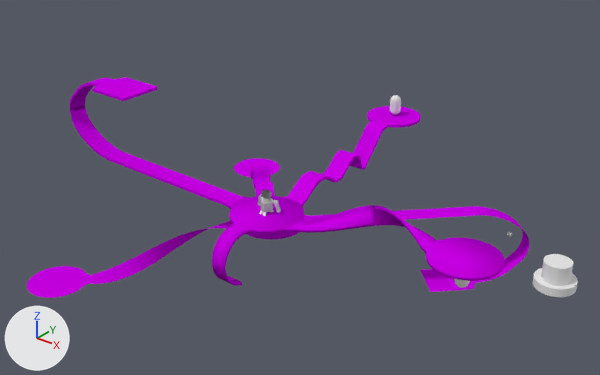
One commit to the Blender file scenes/phone-bank.blend: the scene before it, then after it.
Camera for both pictures: a 50 mm camera at (44.6, -50.8, 35.5) aimed at (-0.2, 5.1, 0.8). The lights are fixed; the arrows at lower left show +X, +Y and +Z.

The scene before the commit, as lines of its bpy script (objects in view):
```python
ob_central_001 = bpy.data.objects.new('Central.001', me_central_001)
ob_central_001.location = (0.0, 0.0, 0.0)
ob_cylinder = bpy.data.objects.new('Cylinder', me_cylinder)
ob_cylinder.location = (27.38, -0.56, 4.61)
ob_cylinder_001 = bpy.data.objects.new('Cylinder.001', me_cylinder_001)
ob_cylinder_001.location = (27.35, -0.53, 3.9)
ob_cylinder_001.scale = (1.5, 1.5, 0.314)
ob_destination_001 = bpy.data.objects.new('Destination.001', me_player_left_001)
ob_destination_001.location = (20.88, -1.87, 1.57)
ob_destination_001.rotation_euler = (3.142, 3.142, 3.142)  # degrees (180, 180, 180)
ob_destination_002 = bpy.data.objects.new('Destination.002', me_player_left_007)
ob_destination_002.location = (0.0, 21.18, 3.52)
ob_destination_002.rotation_euler = (3.142, 3.142, 3.142)  # degrees (180, 180, 180)
ob_up02 = bpy.data.objects.new('Up02', me_walkmesh_002)
ob_up02.location = (0.0, 0.0, 0.0)
ob_up03 = bpy.data.objects.new('Up03', me_walkmesh_004)
ob_up03.location = (0.0, 0.0, 0.0)
ob_walkmesh = bpy.data.objects.new('WalkMesh', me_walkmesh)
ob_walkmesh.location = (0.0, 0.0, 0.0)
# also in view: 'Up01' at (13.5, -1.6, 2.5)
```
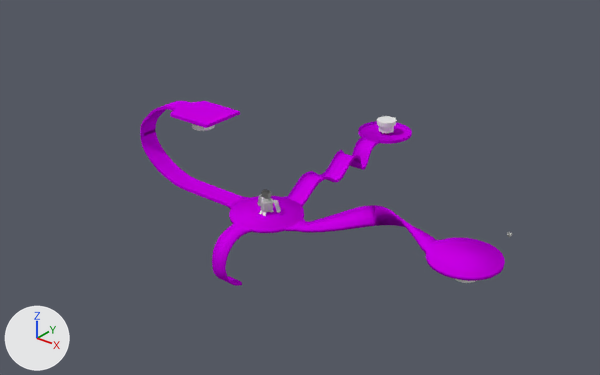
What differs and where, as boxes [x1, y1, x2, y2] in the pictures (600 x 375 px; the box of a moved part takes in the faces that stretch with it):
'WalkMesh', hidden (pink): before [27, 85, 530, 298]
'Up03', reshaped (39% narrower, 17% shorter): before [70, 78, 249, 209]; after [140, 101, 249, 209]
'Up02', reshaped: before [301, 115, 421, 207]; after [285, 121, 412, 207]
'Cylinder', deleted: before [541, 254, 573, 286]
'Cylinder.001', hidden: before [533, 268, 578, 297]
'Destination.002', reshaped, moved, turned: before [390, 95, 401, 115]; after [377, 116, 397, 133]
'Destination.001', reshaped, moved, turned: before [454, 279, 470, 288]; after [455, 279, 475, 283]
'Destination.003', added: after [192, 124, 215, 131]
part 2 of me_walkmesh_002, moved or reshaped: before [367, 115, 421, 161]; after [352, 121, 412, 162]
part 3 of me_walkmesh_004, moved or reshaped: before [70, 78, 197, 189]; after [140, 101, 240, 189]
part 6 of me_walkmesh, moved or reshaped (not visible afterwards): before [70, 85, 93, 113]
part 7 of me_walkmesh, moved or reshaped (not visible afterwards): before [353, 106, 421, 159]

Diff of the bpy script that builds the scene:
```diff
--- a/scenes/phone-bank.blend.py
+++ b/scenes/phone-bank.blend.py
@@ me_cylinder_001 @@
 # used by ob_cylinder_001; location = (27.35, -0.53, 3.9); scale = (1.5, 1.5, 0.314)
-me_cylinder_001.from_pydata(...)  # 64 vertices, 34 faces; spans x -1.0..1.0, y -1.0..1.0, z -1.0..1.0
+me_cylinder_001.from_pydata(...)  # 128 vertices, 68 faces; spans x -1.03..1.03, y -1.07..1.07, z -0.22..1.0
+# me_cylinder_001 part 1: 64 vertices removed from x -1.0..1.0, y -1.0..1.0, z -1.0..1.0; 128 vertices added at x -1.03..1.03, y -1.07..1.07, z -0.22..1.0
@@ me_player_left_001 @@
 # used by ob_destination_001; location = (20.88, -1.87, 1.57); rotation_euler = (3.142, 3.142, 3.142), in degrees (180, 180, 180)
-me_player_left_001.from_pydata(...)  # 52 vertices, 90 faces; spans x -0.57..0.57, y -0.6..0.6, z 0.0..2.2
+me_player_left_001.from_pydata(...)  # 128 vertices, 68 faces; spans x -1.03..1.03, y -1.07..1.07, z -0.22..1.0
+# me_player_left_001 part 4: 52 vertices removed from x -0.57..0.57, y -0.6..0.6, z 0.0..2.2; 128 vertices added at x -1.03..1.03, y -1.07..1.07, z -0.22..1.0
@@ me_player_left_007 @@
 # used by ob_destination_002; location = (0.0, 21.18, 3.52); rotation_euler = (3.142, 3.142, 3.142), in degrees (180, 180, 180)
-me_player_left_007.from_pydata(...)  # 52 vertices, 90 faces; spans x -0.57..0.57, y -0.6..0.6, z 0.0..2.2
+me_player_left_007.from_pydata(...)  # 128 vertices, 68 faces; spans x -1.03..1.03, y -1.07..1.07, z -0.22..1.0
+# me_player_left_007 part 5: 52 vertices removed from x -0.57..0.57, y -0.6..0.6, z 0.0..2.2; 128 vertices added at x -1.03..1.03, y -1.07..1.07, z -0.22..1.0
@@ me_walkmesh_002 @@
 me_walkmesh_002.from_pydata(...)  # 240 vertices, 177 faces; spans x -2.8..2.8, y 2.8..23.8, z -0.3..3.5
+# me_walkmesh_002 part 2: all 98 vertices in x -2.8..2.8, y 16.8..23.8, z 2.4..3.5 are moved by (0.0, -1.6, -1.3)
 me_walkmesh_002.materials.append(mat_walkmesh_001)
@@ me_walkmesh_004 @@
 me_walkmesh_004.from_pydata(...)  # 290 vertices, 282 faces; spans x -26.7..-3.2, y -2.2..2.2, z 0.0..8.3
+# me_walkmesh_004 part 3: all 260 vertices in x -26.7..-16.1, y -2.2..2.2, z 0.0..8.3 are moved by (11.1, 0.0, 0.0)
 me_walkmesh_004.materials.append(mat_walkmesh_001)
@@ me_walkmesh @@
 me_walkmesh.from_pydata(...)  # 804 vertices, 442 faces, 2 loose edges; spans x -26.7..23.8, y -14.9..24.1, z -11.7..8.0
+# me_walkmesh part 6: all 130 vertices in x -26.7..-16.1, y -2.2..2.2, z 0.0..8.0 are moved by (11.1, 0.0, 0.0)
+# me_walkmesh part 7: all 56 vertices in x -2.8..2.8, y 16.8..23.8, z 2.7..3.5 are moved by (0.0, -1.6, -1.4)
 me_walkmesh.materials.append(mat_walkmesh)
@@ ob_cylinder @@
-ob_cylinder = bpy.data.objects.new('Cylinder', me_cylinder)
@@ ob_cylinder_001 @@
 ob_cylinder_001 = bpy.data.objects.new('Cylinder.001', me_cylinder_001)
-ob_cylinder_001.location = (27.35, -0.53, 3.9)
-ob_cylinder_001.scale = (1.5, 1.5, 0.314)
+ob_cylinder_001.location = (0.0, 0.0, 0.0)
+ob_cylinder_001.hide_set(True)
@@ ob_destination_001 @@
 ob_destination_001 = bpy.data.objects.new('Destination.001', me_player_left_001)
-ob_destination_001.location = (20.88, -1.87, 1.57)
-ob_destination_001.rotation_euler = (3.142, 3.142, 3.142)  # degrees (180, 180, 180)
+ob_destination_001.location = (21.21, -2.02, 3.01)
@@ ob_destination_002 @@
 ob_destination_002 = bpy.data.objects.new('Destination.002', me_player_left_007)
-ob_destination_002.location = (0.0, 21.18, 3.52)
-ob_destination_002.rotation_euler = (3.142, 3.142, 3.142)  # degrees (180, 180, 180)
+ob_destination_002.location = (0.0, 19.6, 3.19)
+ob_destination_002.rotation_euler = (3.142, 0.0, 0.0)  # degrees (180, 0, 0)
@@ ob_walkmesh @@
 ob_walkmesh.location = (0.0, 0.0, 0.0)
+ob_walkmesh.hide_set(True)  # its collection is switched off
@@ ob_destination_003 @@
+ob_destination_003 = bpy.data.objects.new('Destination.003', me_cylinder_002)  # 128 vertices, 68 faces; spans x -1.03..1.03, y -1.07..1.07, z -0.22..1.0
+ob_destination_003.location = (-7.64, 0.0, 7.03)
```
